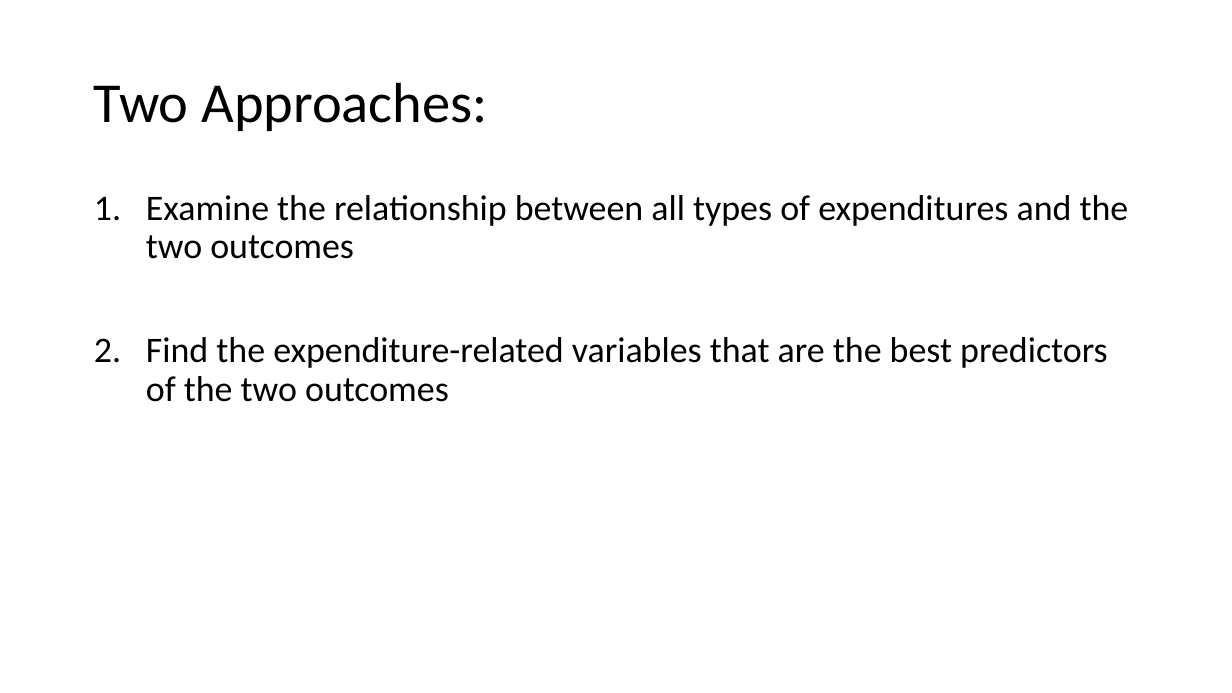
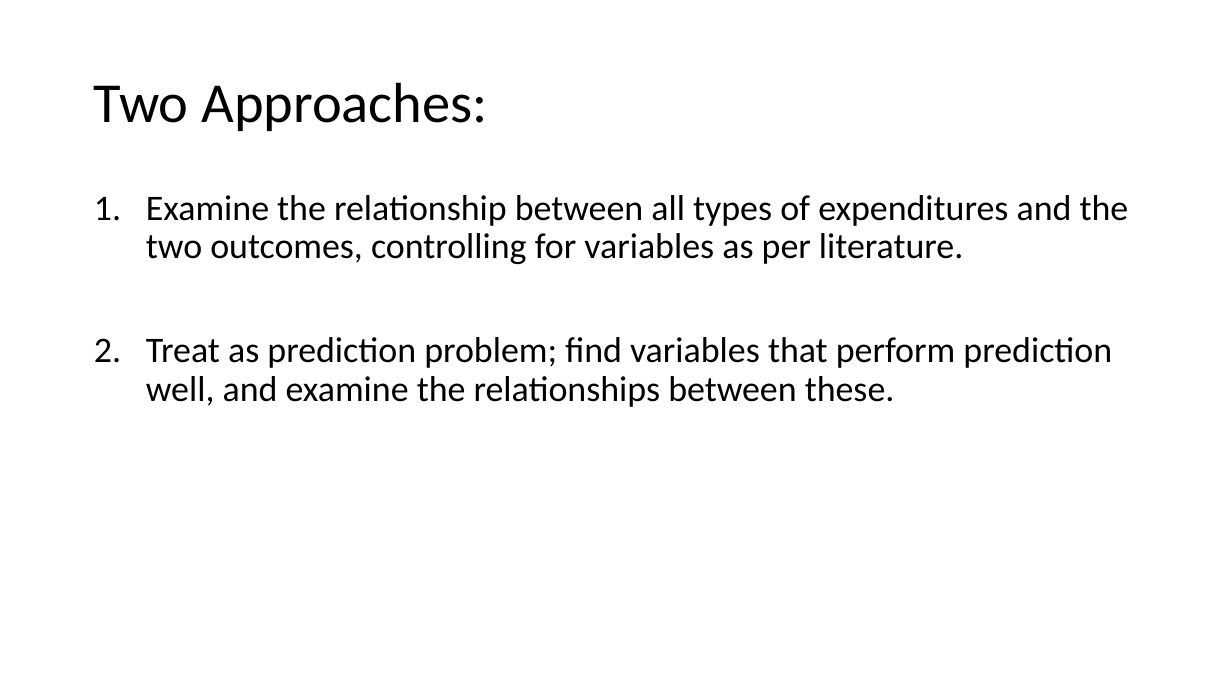
Before and after one commit to duncan-clark/DeltaCostProject_DataAnalysis, a slide deck: slide 4 of reports/18_03_13 Presentation.pptx. Drawn at 1232x693 pixels with LibreOffice and Linux fonts; fonts in the diff are those of the drawing. Boxes give left, top, right and bottom in pixels: in the first picture for what was removed or moved away, otherwise in the second. Text is boxed around its words. In the diff, an @@ line names an element or a change of style, - is before the commit and + after.

Commit message:
lasso variable selection kernel methods

```diff
--- a/reports/18_03_13 Presentation.pptx
+++ b/reports/18_03_13 Presentation.pptx
@@ text at [146,195,1129,407]: text changed @@
-1. Examine the relationship between all types of expenditures and the two outcomes
-2. Find the expenditure-related variables that are the best predictors of the two outcomes
+1. Examine the relationship between all types of expenditures and the two outcomes, controlling for variables as per literature.
+2. Treat as prediction problem; find variables that perform prediction well, and examine the relationships between these.
```
Also in this commit, not shown: 1 other slide changed, 7 slides added, 3 other files.
